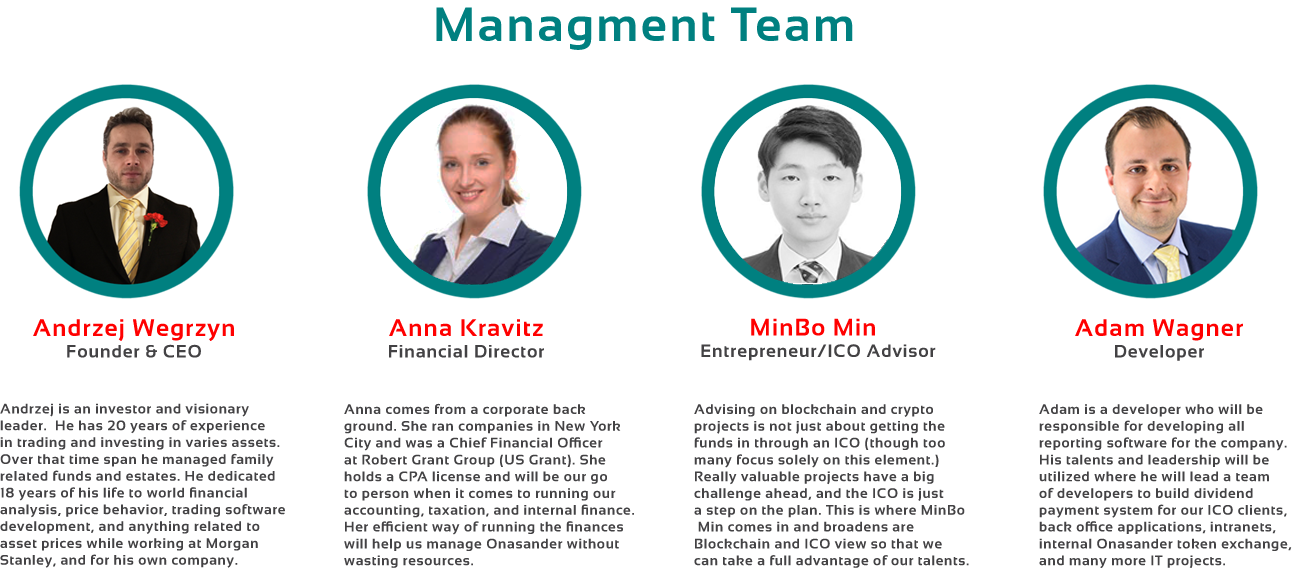
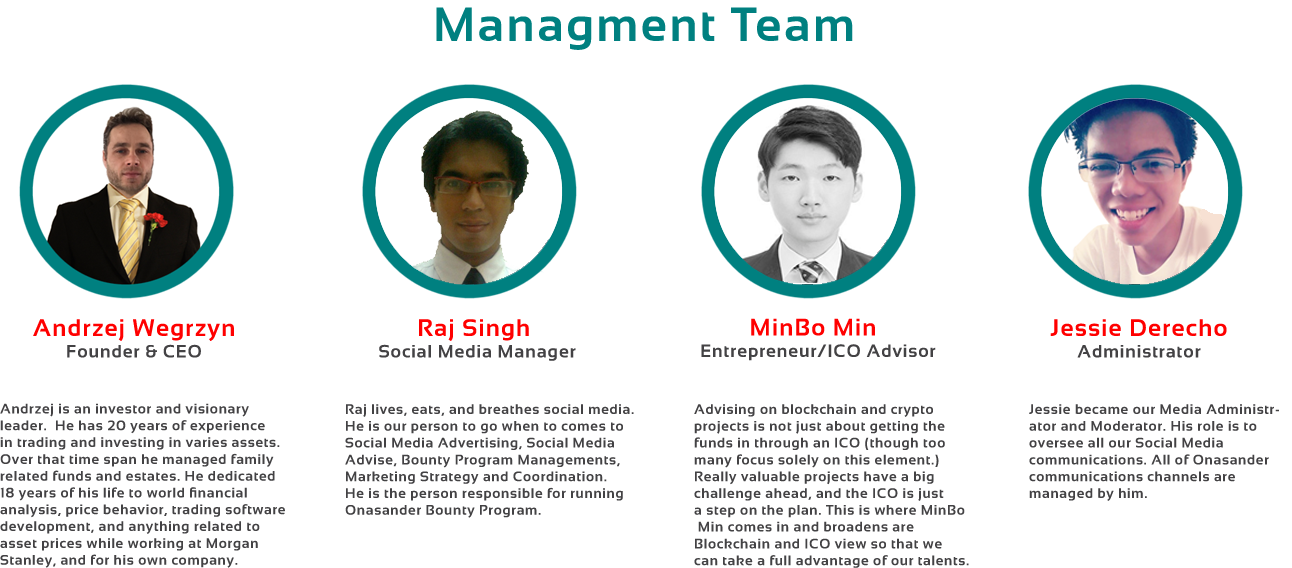
Two versions of the same layered image (1292 × 568). Layer-by-layer changes:
hid group "Anna" (1st of 2) (4 layers) over [344, 84, 634, 568]
added layer "Raj lives, eats, and breathes social media. He is our person t" in group "MinBo Min" over [345, 404, 634, 518]
added layer "Raj Singh Social Media Manager" in group "MinBo Min" over [379, 319, 576, 361]
added layer "Jessie became our Media Administr- ator and Moderator. His role" in group "MinBo Min" over [1029, 404, 1279, 501]
added layer "Jessie Derecho Administrator" in group "MinBo Min" over [1050, 319, 1227, 358]
added layer "Layer 2" in group "MinBo Min" over [1028, 84, 1243, 299]
added layer "Layer 1" in group "MinBo Min" over [362, 84, 577, 299]
hid group "Adam" (1st of 2) (3 layers) over [1039, 84, 1292, 568]
